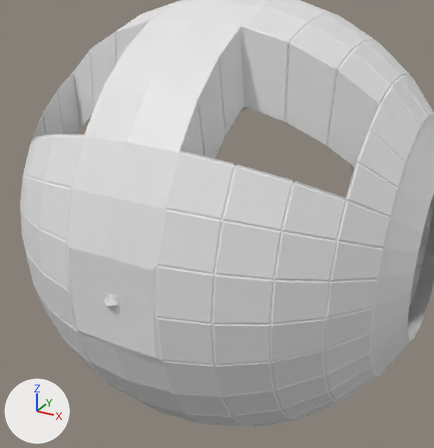
An edit to the glTF model public/portworld.glb, drawn before and after from the same camera.
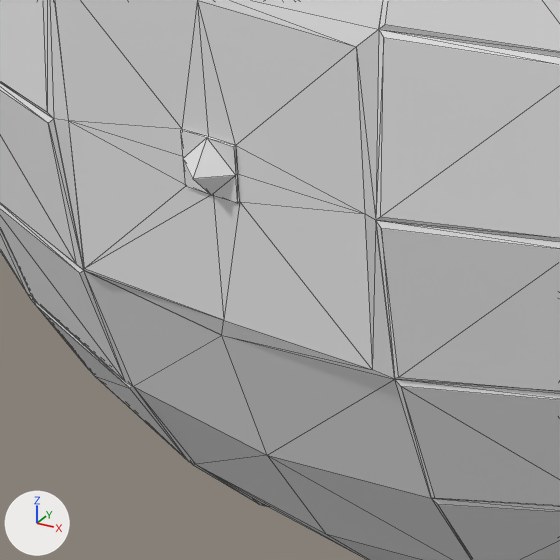
Old and new are each drawn whole from a camera (50 mm lens) standing at (4.72, -9.32, 4.31) and looking at (1.1, -2.74, 1.02) and again close up on the part from 13% to 48% of the width and 57% to 91% of the height. Arrows for +X, +Y and +Z are at lower left; the lights stay in place. The close-ups show mesh edges as thin lines. Where no turn or scale is listed for an object, it has been applied to the vertices. Vertices at the same position are counted once.

The first close-up shows 'overlay', 'protworld'.
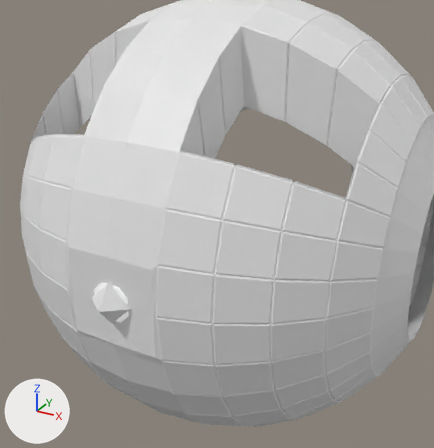
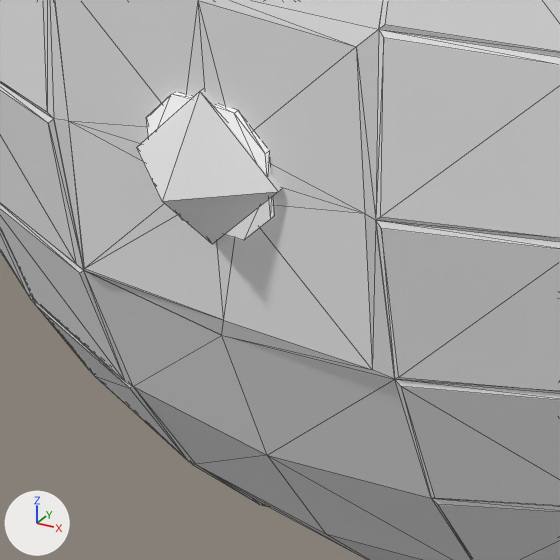
What differs and where, as boxes (x1, y1, x2, y2) in the close-ups (560 x 560 px):
```json
{"object": "pyramid.001", "change": "added", "after": [137, 88, 282, 244]}
{"object": "pyramid", "change": "added", "after": [147, 92, 273, 240]}
{"part": 1, "of": "me_sphere_006", "change": "deleted", "before": [180, 129, 240, 203]}
```

Edits to the scene script, one JSON object a line:
```json
{"op": "add", "block": "mat_material_013", "code": ["mat_material_013 = principled_material('Material.013')", "mat_material_013.base_color = (0.8, 0.8, 0.8)  # white #e7e7e7"]}
{"op": "add", "block": "mat_text_light", "code": ["mat_text_light = principled_material('text light')", "mat_text_light.base_color = (0.8, 0.8, 0.8)  # white #e7e7e7", "mat_text_light.emission_strength = 0.296"]}
{"block": "me_sphere_006", "where": "# used by ob_overlay; location = (0.0, 0.0, 0.0)"}
{"op": "remove", "block": "me_sphere_006", "code": "me_sphere_006.from_pydata(...)  # 33 vertices, 56 faces; spans x -0.748..0.748, y -3.851..-3.688, z -0.748..0.748"}
{"op": "add", "block": "me_sphere_006", "code": "me_sphere_006.from_pydata(...)  # 24 vertices, 32 faces; spans x -0.748..0.748, y -3.761..-3.688, z -0.748..0.748"}
{"block": "me_sphere_006", "change": "me_sphere_006 part 1"}
{"block": "me_sphere_006", "change": "9 vertices are removed from x -0.124..0.124, y -3.851..-3.755, z -0.124..0.124"}
{"block": "me_sphere_006", "change": "24 faces are deleted"}
{"op": "add", "block": "me_sphere_019", "code": ["me_sphere_019 = bpy.data.meshes.new('Sphere.019')", "me_sphere_019.from_pydata([(0.0, -3.799, 0.328), (0.0, -4.053, 0.0), (0.328, -3.799, 0.0), (0.0, -3.799, -0.328), (-0.328, -3.799, 0.0), (-0.328, -3.754, 0.0), (0.0, -3.754, -0.328), (0.328, -3.754, 0.0), (0.0, -3.754, 0.328)], [], [(0, 1, 2), (2, 1, 3), (1, 4, 3), (1, 0, 4), (5, 6, 3), (5, 3, 4), (0, 2, 7), (0, 7, 8), (4, 0, 8), (4, 8, 5), (6, 7, 2), (6, 2, 3)])", "me_sphere_019.materials.append(mat_material_013)  # white #e7e7e7"]}
{"op": "add", "block": "me_sphere_018", "code": ["me_sphere_018 = bpy.data.meshes.new('Sphere.018')", "me_sphere_018.from_pydata(...)  # 25 vertices, 36 faces; spans x -0.275..0.275, y -3.976..-3.739, z -0.275..0.275", "me_sphere_018.materials.append(mat_text_light)  # white #e7e7e7"]}
{"op": "add", "block": "ob_pyramid_001", "code": ["ob_pyramid_001 = bpy.data.objects.new('pyramid.001', me_sphere_019)", "ob_pyramid_001.location = (0.0, 0.026, 0.0)"]}
{"op": "add", "block": "ob_pyramid", "code": ["ob_pyramid = bpy.data.objects.new('pyramid', me_sphere_018)", "ob_pyramid.location = (0.0, 0.0, 0.0)"]}
```
